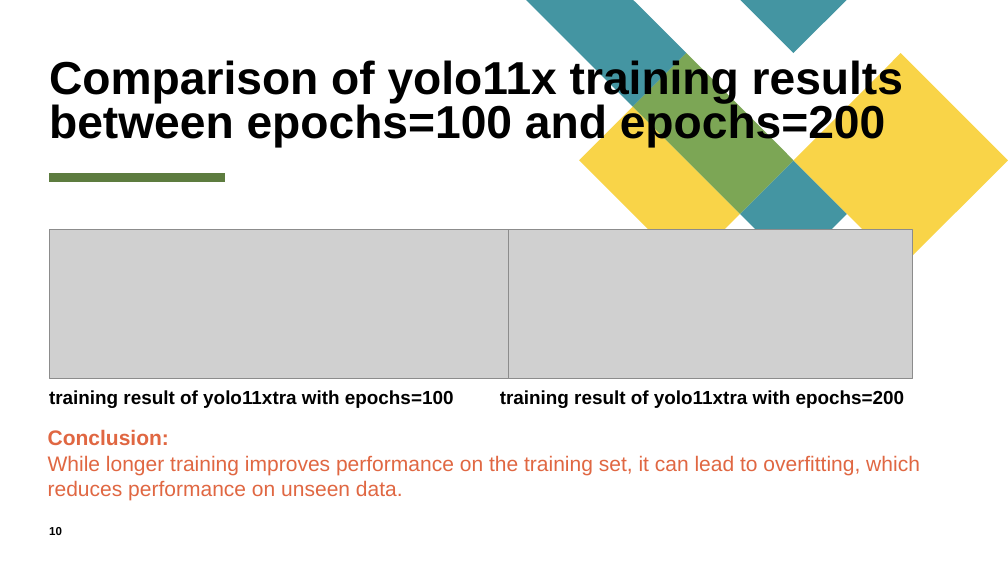
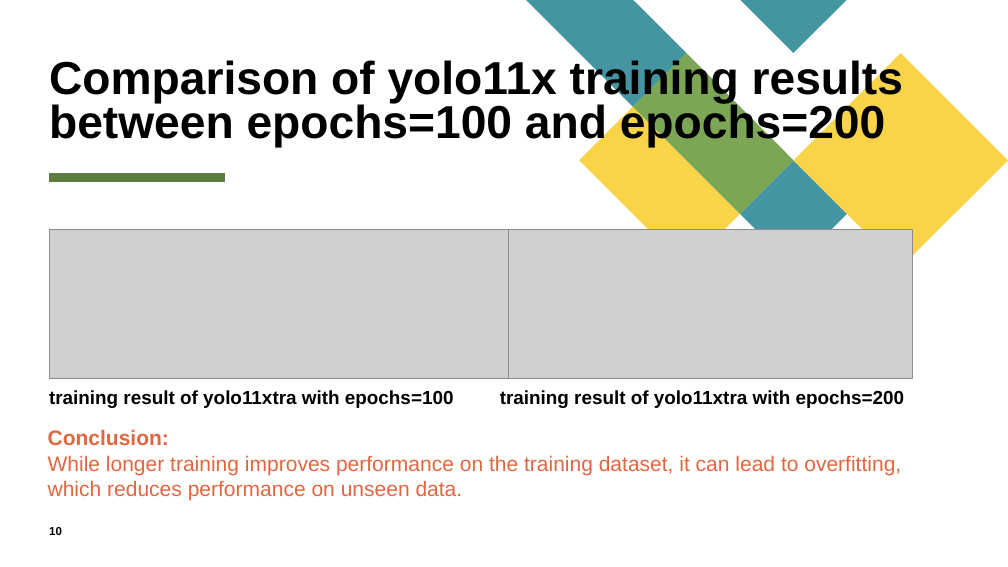
Before and after one commit to Kevin-Whoo/EE6008_48_UAV, a slide deck: slide 10 of EE6008_48_UAV_week4.pptx. Drawn at 1008x567 pixels with LibreOffice and Linux fonts; fonts in the diff are those of the drawing; grey boxes stand for pictures. Boxes give left, top, right and bottom in pixels: in the first picture for what was removed or moved away, otherwise in the second. Text is boxed around its words. In the diff, an @@ line names an element or a change of style, - is before the commit and + after.

Commit message:
Correct the typo and add the yolo train command and yolo test command

```diff
--- a/EE6008_48_UAV_week4.pptx
+++ b/EE6008_48_UAV_week4.pptx
@@ text at (48,455,901,500): text changed @@
-While longer training improves performance on the training set, it can lead to overfitting, which reduces performance on unseen data.
+While longer training improves performance on the training dataset, it can lead to overfitting, which reduces performance on unseen data.
```
Also in this commit, not shown: 3 other slides changed, 1 other file.
